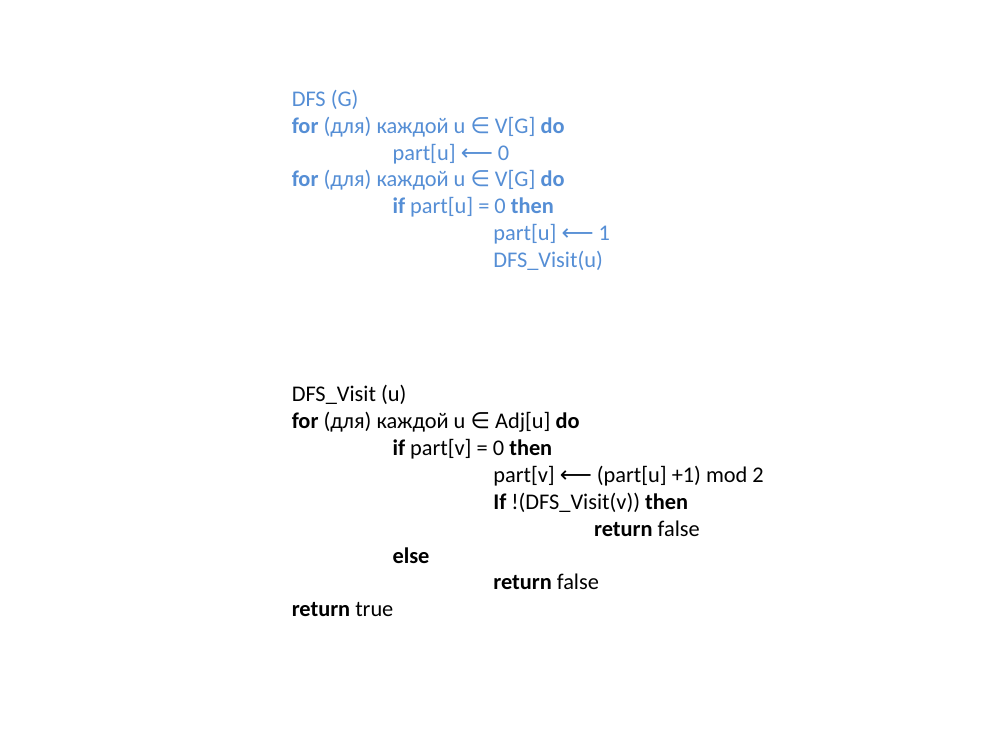
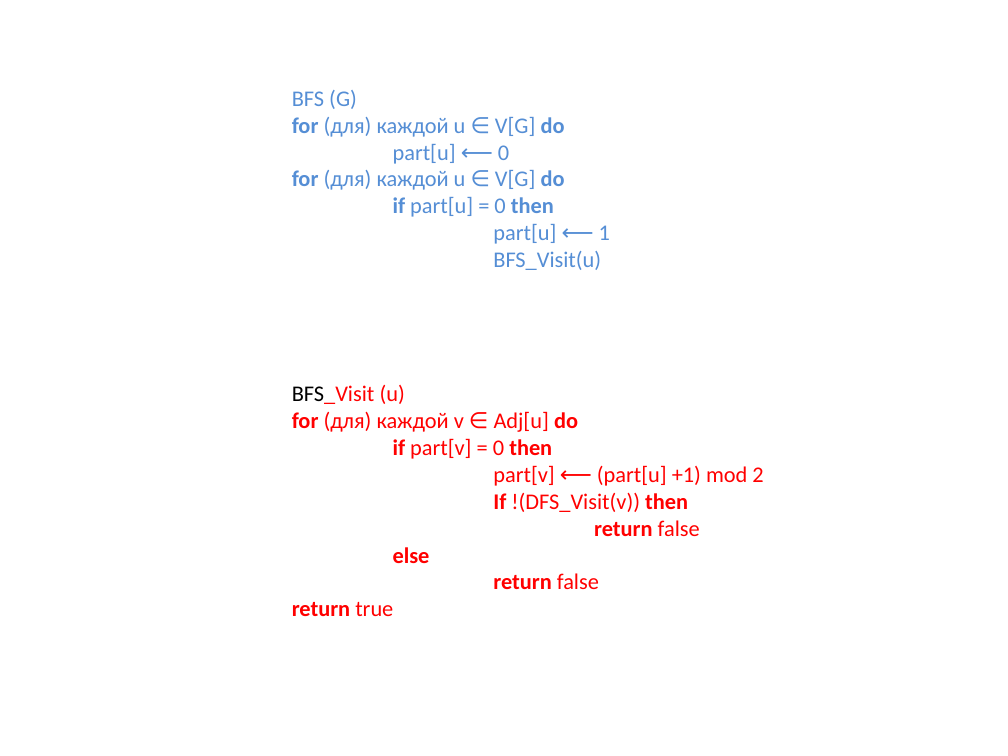
Before and after one commit to SteinbergOB/ANG, a slide deck: slide 29 of Презентации/Лекция 1.pptx (slide 40 before the commit). Drawn at 1008x756 pixels with LibreOffice and Linux fonts; fonts in the diff are those of the drawing. Boxes give left, top, right and bottom in pixels: in the first picture for what was removed or moved away, otherwise in the second. Text is boxed around its words. In the diff, an @@ line names an element or a change of style, - is before the commit and + after.

```diff
--- a/Презентации/Лекция 1.pptx
+++ b/Презентации/Лекция 1.pptx
@@ title at (x1=292, y1=90, x2=763, y2=616): text changed; text colour #000000 to #FF0000 @@
-DFS (G)
-for (для) каждой u ∈ V[G] do
-part[u] ⟵ 0
-for (для) каждой u ∈ V[G] do
-if part[u] = 0 then
-part[u] ⟵ 1
-DFS_Visit(u)
-DFS_Visit (u)
-for (для) каждой u ∈ Adj[u] do
-if part[v] = 0 then
-part[v] ⟵ (part[u] +1) mod 2
-If !(DFS_Visit(v)) then
-return false
-else
-return false
-return true
+BFS (G)
+for (для) каждой u ∈ V[G] do
+part[u] ⟵ 0
+for (для) каждой u ∈ V[G] do
+if part[u] = 0 then
+part[u] ⟵ 1
+BFS_Visit(u)
+BFS_Visit (u)
+for (для) каждой v ∈ Adj[u] do
+if part[v] = 0 then
+part[v] ⟵ (part[u] +1) mod 2
+If !(DFS_Visit(v)) then
+return false
+else
+return false
+return true
```
Also in this commit, not shown: 10 other slides changed, 20 slides added, 2 slides removed, 3 other files.
